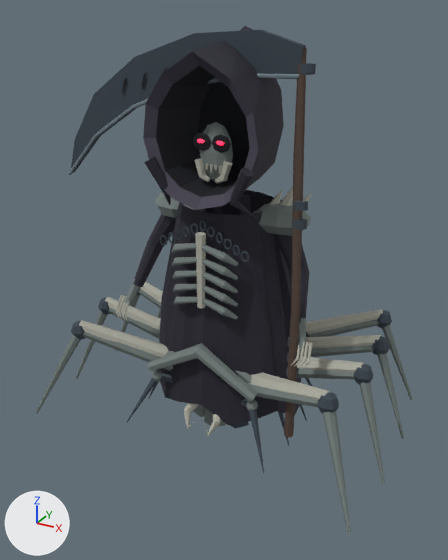
The glTF model public/models/castle-creatures.glb: old version first, new version second.
Before and after are seen from a 50 mm camera at (5.08, -9.4, 7.56) aimed at (-0.06, -0.06, 2.89). Lighting does not change. The marker at lower left points along +X, +Y and +Z. The picture after the commit comes second. Where no turn or scale is listed for an object, it has been applied to the vertices. Vertices at exactly the same position are counted once.

The first picture shows 'reaper_abdomen', 'reaper_cloak', 'reaper_hood', 'reaper_leg_3', 'reaper_leg_4', 'reaper_leg_5', 'reaper_leg_6', 'reaper_leg_7', 'reaper_ribs', 'reaper_scythe', 'reaper_skull', 'reaper_sleeve_-1' and 9 more.
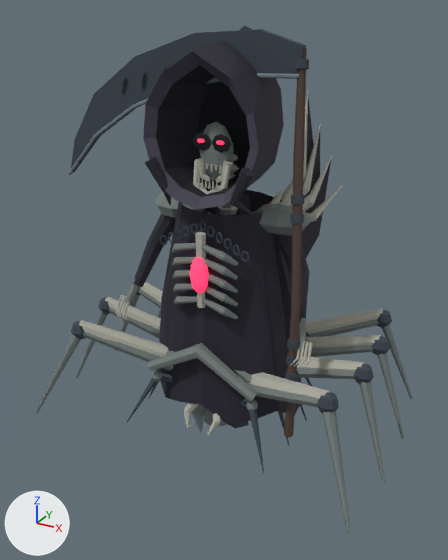
ob_reaper_body is not drawn itself; it is the parent of ob_reaper_leg_0, ob_reaper_leg_1, ob_reaper_leg_2, ob_reaper_leg_3, ob_reaper_leg_4, ob_reaper_leg_5, ob_reaper_leg_6, ob_reaper_leg_7.

Where the change shows, as pixel boxes (x1, y1, x2, y2) in the pictures (448 x 560 px; the box of a moved part takes in the faces that stretch with it):
'reaper_cloak', moved, turned: (158, 190, 301, 425) in both
'reaper_hood', moved: before (143, 26, 284, 220); after (143, 25, 284, 219)
'reaper_scythe', reshaped: before (68, 30, 316, 437); after (68, 29, 309, 437)
'reaper_leg_7', moved: before (247, 373, 351, 535); after (247, 372, 351, 535)
'reaper_membrane_1', added: after (280, 90, 343, 258)
'reaper_leg_3', moved: (35, 320, 173, 414) in both
'reaper_leg_6', moved: before (297, 356, 385, 484); after (297, 356, 385, 483)
'reaper_leg_5', moved: (300, 335, 404, 439) in both
'reaper_leg_4', moved: before (306, 309, 412, 400); after (306, 309, 413, 399)
'reaper_skull', moved: (193, 122, 233, 183) in both
'reaper_leg_2', moved: before (76, 297, 160, 379); after (76, 297, 161, 379)
'reaper_heart_eyes', added (pink): after (190, 257, 208, 293)
'reaper_leg_1', moved: (115, 282, 163, 351) in both
'reaper_lower_jaw', added: after (193, 161, 231, 194)
'reaper_neck', added: after (218, 143, 239, 215)
'widow_blade_mesh', added (mostly hidden): after (192, 411, 204, 432)
'reaper_eyes', moved: (197, 139, 224, 145) in both
part 1 of me_reaper_scythe, moved or reshaped: before (286, 367, 299, 378); after (285, 370, 298, 381)
part 2 of me_reaper_scythe, moved or reshaped: before (287, 352, 299, 362); after (286, 355, 299, 366)
part 3 of me_reaper_scythe, moved or reshaped: before (287, 337, 299, 347); after (287, 339, 300, 350)
part 4 of me_reaper_scythe, moved or reshaped: before (293, 219, 307, 229); after (290, 214, 304, 224)
part 5 of me_reaper_scythe, moved or reshaped: before (294, 201, 308, 211); after (291, 195, 305, 204)
part 6 of me_reaper_scythe, moved or reshaped: before (300, 63, 316, 75); after (295, 59, 309, 70)

The change, as a list of edits to the scene's bpy script:
```text
Change me_reaper_scythe:
    used by ob_reaper_scythe; location = (1.62, -0.74, 2.7)
    remove me_reaper_scythe.from_pydata(...)  # 232 vertices, 392 faces; spans x -5.16..0.19, y -0.24..0.75, z -2.13..4.55
    add me_reaper_scythe.from_pydata(...)  # 232 vertices, 392 faces; spans x -5.16..0.19, y -0.24..0.77, z -2.13..4.55
    me_reaper_scythe part 1: the loose piece of 18 vertices spanning x -0.06..0.16, y -0.11..0.13, z -1.02..-0.85 is moved by (0.03, -0.1, 0.0)
    me_reaper_scythe part 2: the loose piece of 18 vertices spanning x -0.06..0.16, y -0.11..0.13, z -0.72..-0.55 is moved by (0.02, -0.08, 0.0)
    me_reaper_scythe part 3: the loose piece of 18 vertices spanning x -0.06..0.16, y -0.11..0.13, z -0.42..-0.25 is moved by (0.02, -0.06, 0.0)
    me_reaper_scythe part 4: the loose piece of 18 vertices spanning x -0.06..0.16, y -0.11..0.13, z 1.68..1.85 is moved by (-0.14, 0.23, 0.0)
    me_reaper_scythe part 5: the loose piece of 18 vertices spanning x -0.06..0.16, y -0.11..0.13, z 1.98..2.15 is moved by (-0.17, 0.28, 0.0)
    me_reaper_scythe part 6: the loose piece of 18 vertices spanning x -0.06..0.16, y -0.11..0.13, z 3.98..4.15 is moved by (-0.35, 0.64, 0.0)
Add me_widow_blade_mesh:
    me_widow_blade_mesh.from_pydata(...)  # 50 vertices, 92 faces; spans x -0.98..0.99, y -0.1..0.05, z -0.83..0.99
    me_widow_blade_mesh.materials.append(mat_creatures___painted_cloth_bone_and_iron)
Add me_reaper_neck:
    me_reaper_neck.from_pydata(...)  # 240 vertices, 332 faces; spans x -0.21..0.21, y -0.175..0.16, z 2.193..3.454
    me_reaper_neck.materials.append(mat_creatures___painted_cloth_bone_and_iron)
Add me_reaper_membrane_1:
    me_reaper_membrane_1.from_pydata(...)  # 97 vertices, 161 faces; spans x -0.11..0.82, y -0.12..1.69, z -1.65..2.35
    me_reaper_membrane_1.materials.append(mat_creatures___painted_cloth_bone_and_iron)
Add me_reaper_heart_eyes:
    me_reaper_heart_eyes.from_pydata(...)  # 62 vertices, 100 faces; spans x -0.18..0.18, y -1.154..-0.926, z 1.03..1.71
    me_reaper_heart_eyes.materials.append(mat_embers_inside_empty_sockets)
Add me_reaper_lower_jaw:
    me_reaper_lower_jaw.from_pydata(...)  # 90 vertices, 152 faces; spans x -0.349..0.35, y -0.231..0.053, z -0.63..-0.034
    me_reaper_lower_jaw.materials.append(mat_creatures___painted_cloth_bone_and_iron)
Change ob_reaper_body:
    ob_reaper_body.location: (0.0, 0.0, 0.0) -> (0.0, 0.0, 0.00435)
Change ob_reaper_cloak:
    ob_reaper_cloak.rotation_euler: (0.0, 0.0, 0.0) -> (0.00544, 0.0, 0.0)  # degrees (0, 0, 0) -> degrees (0.3, 0, 0)
Add ob_widow_blade_mesh:
    ob_widow_blade_mesh = bpy.data.objects.new('widow_blade_mesh', me_widow_blade_mesh)
    ob_widow_blade_mesh.location = (0.0, 0.0, 0.0)
Add ob_reaper_neck:
    ob_reaper_neck = bpy.data.objects.new('reaper_neck', me_reaper_neck)
    ob_reaper_neck.location = (0.0, 0.0, 2.0)
Add ob_reaper_membrane_1:
    ob_reaper_membrane_1 = bpy.data.objects.new('reaper_membrane_1', me_reaper_membrane_1)
    ob_reaper_membrane_1.location = (0.58, 0.48, 3.9)
Add ob_reaper_heart_eyes:
    ob_reaper_heart_eyes = bpy.data.objects.new('reaper_heart_eyes', me_reaper_heart_eyes)
    ob_reaper_heart_eyes.location = (0.0, 0.0, 2.0)
Add ob_reaper_lower_jaw:
    ob_reaper_lower_jaw = bpy.data.objects.new('reaper_lower_jaw', me_reaper_lower_jaw)
    ob_reaper_lower_jaw.location = (0.0, -0.57, 5.25)
```
